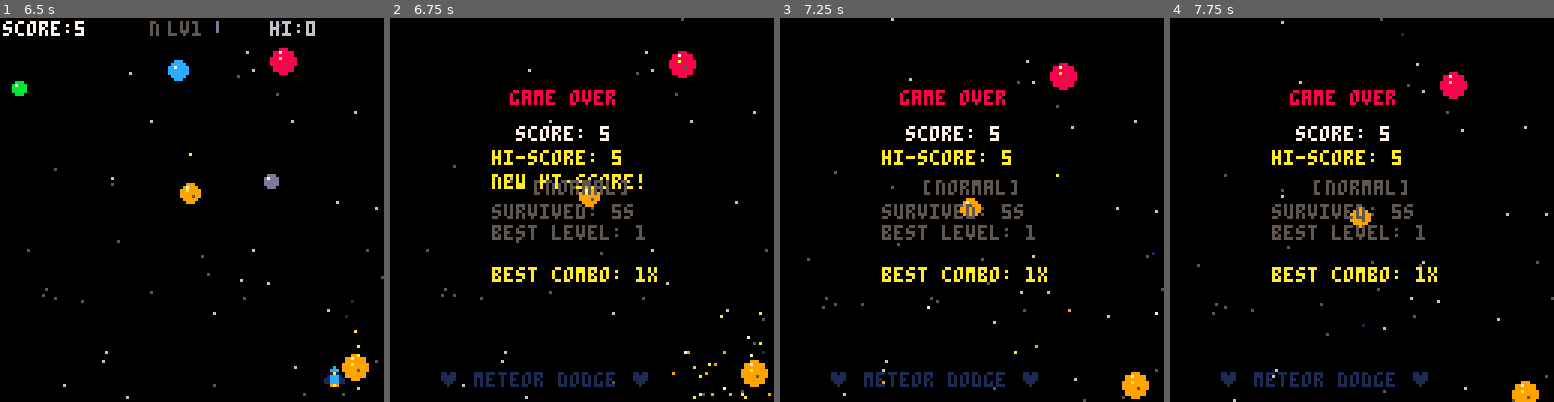
Above: before the commit, frames 1-4 (left to right).
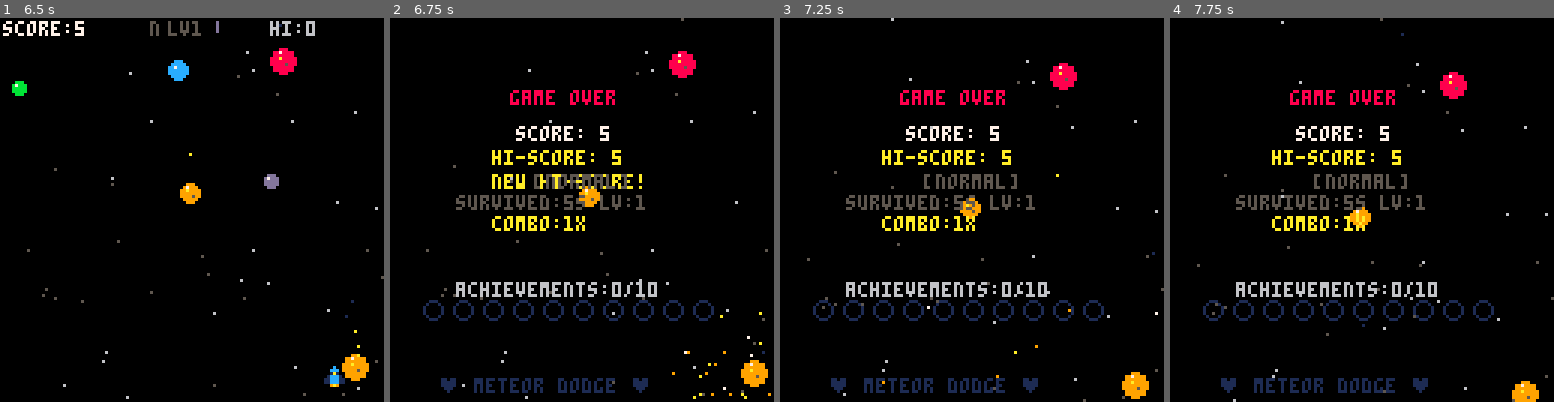
Above: after the commit, the same moments.

Repository: jeffcampbell/game-a-day
Game: PICO-8 cartridge games/2026-03-04/game.p8
Two runs of this game, one before a commit and one after it. Both use one fixed random seed, a clock stepped at 60 frames per second and the inputs below.
Inputs:
- Up to frame 1 (6.5 s): tap X (X key) at 0.33, 1.07, 1.85, 2.97, 4.08, 5.2, 6.32 s; tap O (Z key) at 0.7, 1.7, 2.1, 2.5, 2.9, 3.3, 3.7, 4.1, 4.5, 4.9, 5.3, 5.7, 6.1 s; hold Right 1.6-2.1 s; hold Up 2.15-2.42 s; hold Right 2.47-3.03 s; hold Left 3.08-3.58 s; hold Down 3.63-3.97 s; hold Right 4.02-4.68 s; hold Up 4.73-5.03 s; hold Left 5.08-5.68 s; hold Down 5.73-6.03 s; hold Right from 6.08 s (still down)
- Up to frame 2 (6.75 s): tap O (Z key) at 6.5 s; release Right at 6.58 s; hold Right from 6.63 s (still down)
- Up to frame 3 (7.25 s): tap O (Z key) at 6.9 s; release Right at 7.13 s; hold Up from 7.18 s (still down)
- Up to frame 4 (7.75 s): tap O (Z key) at 7.3, 7.7 s; tap X (X key) at 7.43 s; release Up at 7.45 s; hold Right from 7.5 s (still down)

Frame 1 is identical in both runs. In frame 2, 6.1% of the frame differs, in the area x 8-85%, y 40-98%; in frame 3, 6.1%; in frame 4, 6.1%.

Commit message:
Add achievement system to Meteor Dodge
10 unlockable achievements with persistence via cartdata:
- First Blood (5x dodge), Dodgemaster (20x combo)
- Close Call (10+ near-miss streak), Precision (5 near-misses/run)
- Collector (10 power-ups), Boss Slayer (5 boss waves)
- Survivor (60s+), Hard Mode (100+ on hard)
- Speed Demon (level 8+), Legendary (500+ score)

Features:
- Persistent unlock state stored in cartdata slots 1-10
- In-game notification banner on achievement unlock
- Gameover screen shows achievement progress grid (10 circles)
- Per-run tracking of boss waves survived and near-miss count

Co-Authored-By: Claude Opus 4.6 <noreply@anthropic.com>

Diff:
--- a/games/2026-03-04/game.p8
+++ b/games/2026-03-04/game.p8
@@ -75,10 +75,27 @@
 dodge_best=0
 combo_flash=0
 combo_flash_txt=""
+-- achievement system
+achv={}
+achv_flash=0
+achv_flash_txt=""
+achv_names={
+ "first blood","dodgemaster",
+ "close call","collector",
+ "boss slayer","survivor",
+ "hard mode","precision",
+ "speed demon","legendary"
+}
+boss_waves=0
+nm_count=0
+run_achv=0 -- achievements this run
 
 function _init()
  cartdata(1)
  hiscore=dget(0)
+ for i=1,10 do
+  achv[i]=dget(i)>0
+ end
  for i=1,40 do
   add(stars,{
    x=rnd(128),
@@ -207,7 +224,23 @@
  dodge_best=0
  combo_flash=0
  combo_flash_txt=""
+ -- reset per-run achievement trackers
+ boss_waves=0
+ nm_count=0
+ run_achv=0
+ achv_flash=0
  _log("state:play")
+end
+
+function check_achv(id)
+ if achv[id] then return end
+ achv[id]=true
+ dset(id,1)
+ achv_flash=45
+ achv_flash_txt=achv_names[id]
+ run_achv+=1
+ sfx(4)
+ _log("achievement:"..achv_names[id])
 end
 
 -- play state
@@ -277,7 +310,12 @@
  -- decay boss timer
  if boss_timer>0 then
   boss_timer-=1
-  if boss_timer<=0 then boss_active=false end
+  if boss_timer<=0 then
+   boss_active=false
+   boss_waves+=1
+   if boss_waves>=5 then check_achv(5) end
+   _log("boss_survived:"..boss_waves)
+  end
  end
  if boss_flash>0 then boss_flash-=1 end
 
@@ -325,8 +363,11 @@
     score+=bonus
     nm_streak+=1
     if nm_streak>nm_best then nm_best=nm_streak end
+    nm_count+=1
     nm_flash=10
     sfx(nm_streak>=3 and 3 or 2)
+    if nm_streak>=10 then check_achv(3) end
+    if nm_count>=5 then check_achv(8) end
     for i=1,4 do
      add(particles,{
       x=scx,y=scy-4,
@@ -399,6 +440,15 @@
  if dblscore_timer>0 then dblscore_timer-=1 end
  if pu_flash>0 then pu_flash-=1 end
  if combo_flash>0 then combo_flash-=1 end
+ if achv_flash>0 then achv_flash-=1 end
+
+ -- achievement checks
+ if dodge_combo>=5 then check_achv(1) end
+ if dodge_combo>=20 then check_achv(2) end
+ if time_alive>=1800 then check_achv(6) end
+ if diff_level>=8 then check_achv(9) end
+ if score>=500 then check_achv(10) end
+ if diff_sel==3 and score>=100 then check_achv(7) end
 
  anim_t+=1
 end
@@ -459,6 +509,7 @@
  end
  dodge_combo=0
  _log("powerup_collect:"..p.name)
+ if pu_collected>=10 then check_achv(4) end
  -- particle burst
  for i=1,6 do
   add(particles,{
@@ -704,6 +755,17 @@
    (combo_flash>10 and 9 or 5)
   print(combo_flash_txt,cx,cy,cc)
  end
+
+ -- achievement unlock notification
+ if achv_flash>0 then
+  local ay=32+flr((45-achv_flash)/4)
+  local ac=achv_flash>30 and 10 or
+   (achv_flash>15 and 9 or 5)
+  rectfill(8,ay-1,119,ay+7,0)
+  rect(8,ay-1,119,ay+7,ac)
+  print("\135 "..achv_flash_txt.." \135",
+   64-#achv_flash_txt*2-4,ay,ac)
+ end
 end
 
 -- draw power-up items
@@ -735,6 +797,7 @@
  update_particles()
  if shake>0 then shake-=0.5 end
  if flash>0 then flash-=1 end
+ if achv_flash>0 then achv_flash-=1 end
 
  for m in all(meteors) do
   m.y+=0.2
@@ -780,27 +843,46 @@
  end
 
  -- stats
- print("["..diff_names[diff_sel].."]",48,54,5)
+ print("["..diff_names[diff_sel].."]",48,52,5)
  local secs=flr(time_alive/30)
- print("survived: "..secs.."s",34,62,5)
- print("best level: "..diff_level,34,69,5)
+ print("survived:"..secs.."s lv:"..diff_level,22,59,5)
+ local sy=66
  if nm_best>0 then
-  print("best streak: "..nm_best.."x",34,76,9)
+  print("streak:"..nm_best.."x",34,sy,9)
+  sy+=7
  end
  if dodge_best>0 then
-  print("best combo: "..dodge_best.."x",34,83,10)
+  print("combo:"..dodge_best.."x",34,sy,10)
+  sy+=7
  end
  if pu_collected>0 then
-  print("power-ups: "..pu_collected,34,90,12)
+  print("power-ups:"..pu_collected,34,sy,12)
+  sy+=7
+ end
+
+ -- achievement grid
+ local total=0
+ for i=1,10 do if achv[i] then total+=1 end end
+ local ay=max(sy+2,88)
+ print("achievements:"..total.."/10",22,ay,total>=10 and 10 or 6)
+ ay+=7
+ for i=1,10 do
+  local ax=14+(i-1)*10
+  if achv[i] then
+   circfill(ax,ay+2,3,10)
+   pset(ax-1,ay+1,7)
+  else
+   circ(ax,ay+2,3,1)
+  end
  end
 
  if go_timer>45 then
   if flr(t()*2)%2==0 then
-   print("\142 retry  \151 change diff",10,100,7)
-  end
- end
-
- print("\135 meteor dodge \135",16,118,1)
+   print("\142 retry  \151 change diff",10,108,7)
+  end
+ end
+
+ print("\135 meteor dodge \135",16,120,1)
 end
 
 -- drawing helpers
Not shown, changed: games/2026-03-04/game.js
